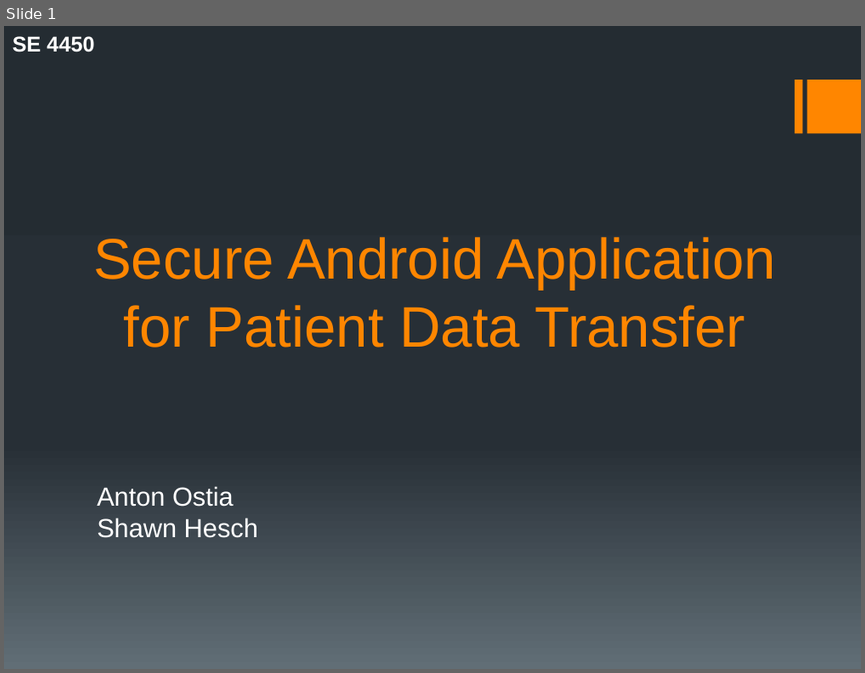
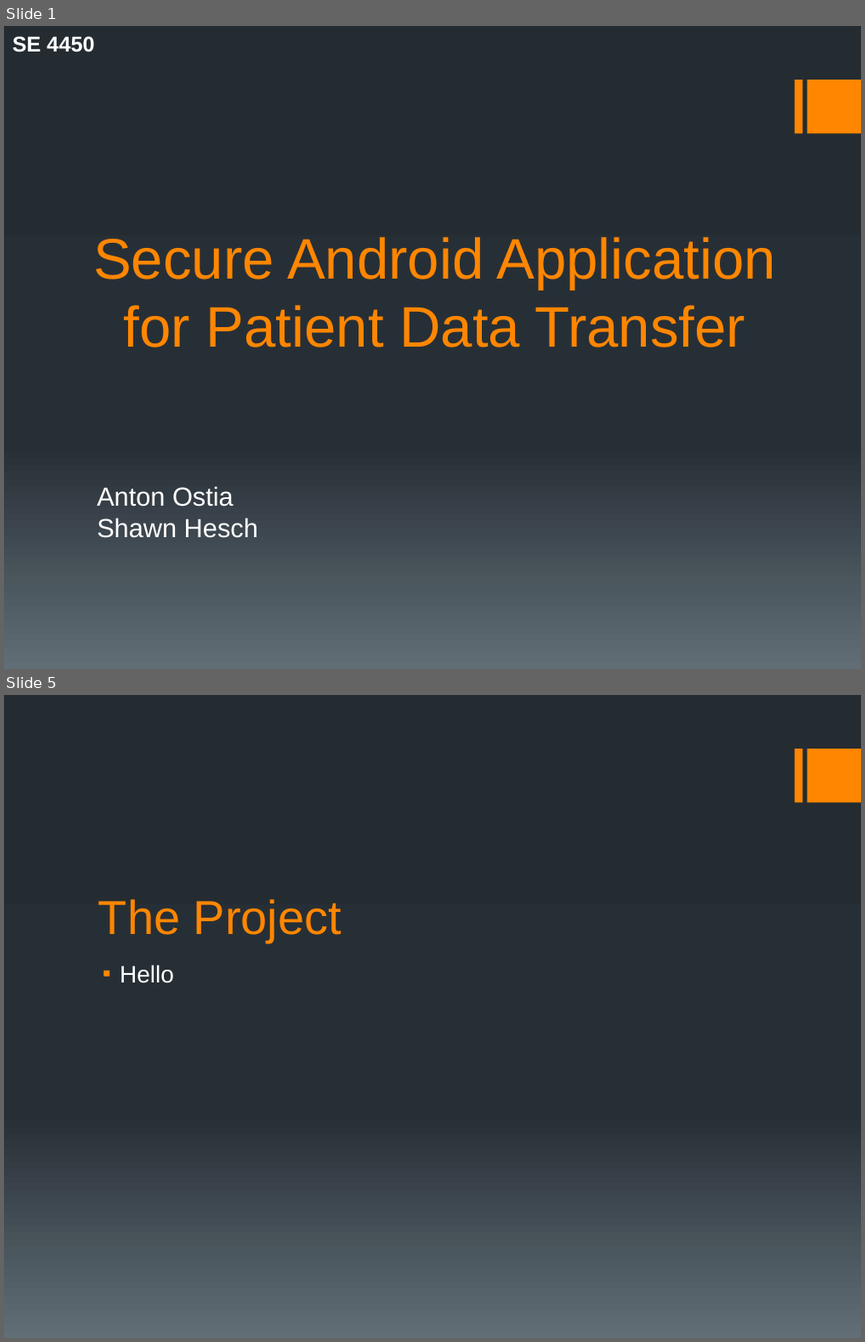
Before and after one commit to ShawnHesch/SAAPI, a slide deck: SAAPI_Walkthrough.pptx. Shown one above the other, each under a label of ours: slide 1 before the commit, slides 1 and 5 after it; the slides between them are not shown. The pictures are 865x673 and 865x1342 pixels, drawn with LibreOffice and Linux fonts; fonts in the diff are those of the drawing. Boxes give left, top, right and bottom in pixels: in the first picture for what was removed or moved away, otherwise in the second. Text is boxed around its words. In the diff, an @@ line names an element or a change of style, - is before the commit and + after.

```diff
--- a/SAAPI_Walkthrough.pptx
+++ b/SAAPI_Walkthrough.pptx
@@ slide 5 added at (4,695,861,1338), background gradient #242C33 to #273037 to #636D76; not listed: 2 template elements that a slide beside it also shows @@
@@ title added at (98,899,341,942), 40 pt, text #FF8600 @@
+The Project
@@ text added at (120,964,174,983), 20 pt, text #FFFFFF @@
+▪ Hello
```
Also in this commit, not shown: 11 other slides added, 2 slides removed, 4 other files.
